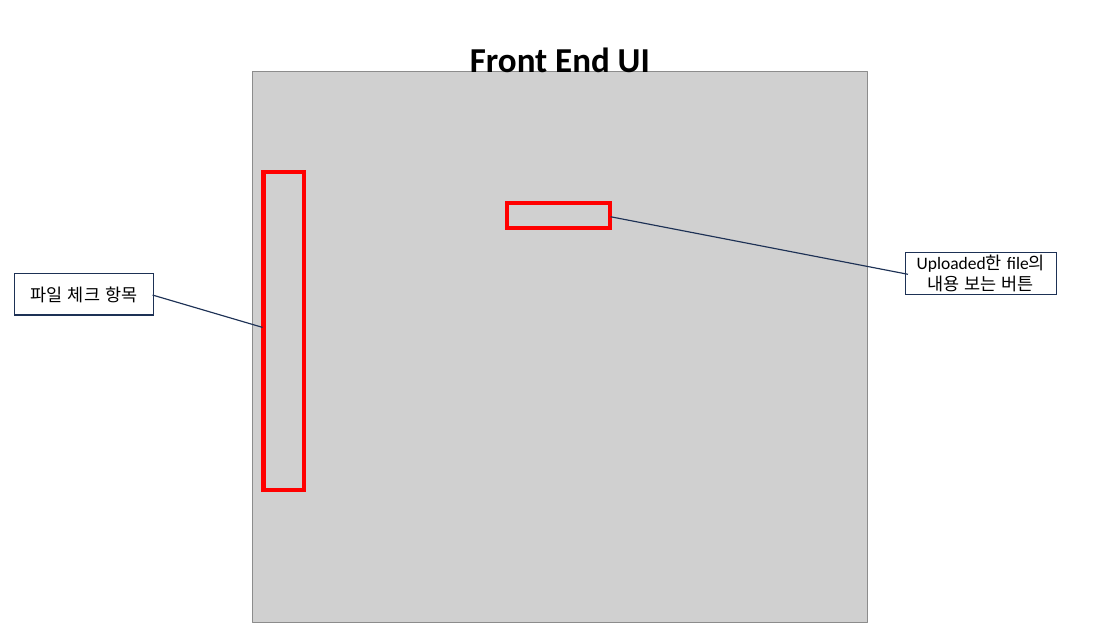
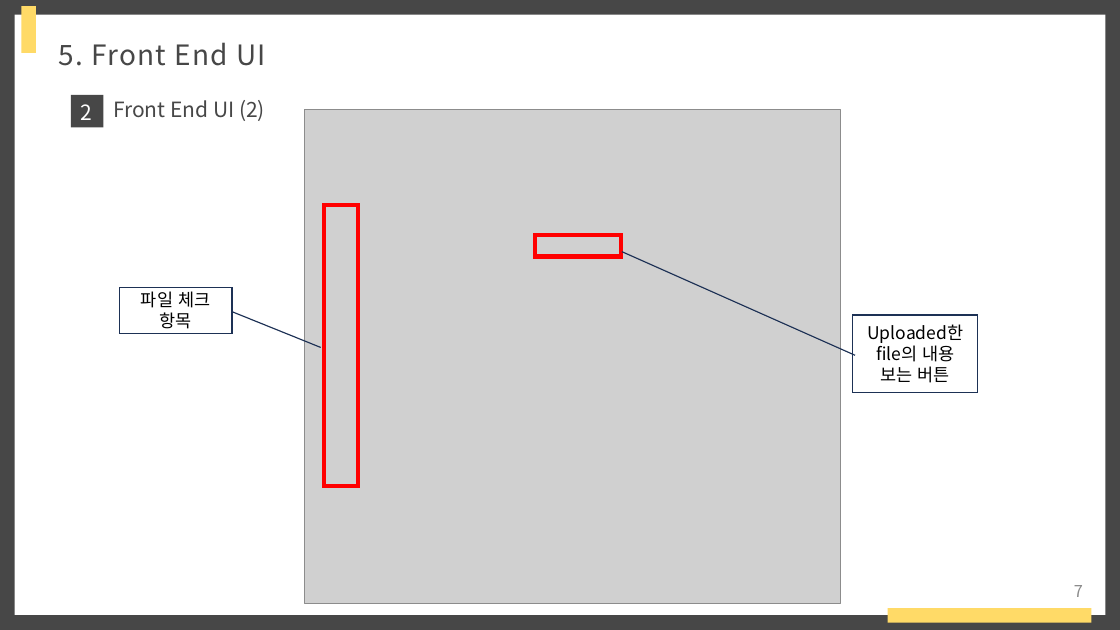
Before and after one commit to raccoon-coding/Eins-Internship, a slide deck: slide 7 of 아인스에스엔시 발표.pptx (slide 6 before the commit). Drawn at 1120x630 pixels with LibreOffice and Linux fonts; fonts in the diff are those of the drawing; grey boxes stand for pictures. Boxes give left, top, right and bottom in pixels: in the first picture for what was removed or moved away, otherwise in the second. Text is boxed around its words. In the diff, an @@ line names an element or a change of style, - is before the commit and + after.

```diff
--- a/아인스에스엔시 발표.pptx
+++ b/아인스에스엔시 발표.pptx
@@ background #FFFFFF to #474747 @@
@@ rectangle added at (14, 14, 1106, 615), fill #FFFFFF @@
@@ rectangle added at (21, 5, 36, 53), fill #FFDA67 @@
@@ text at (59, 42, 266, 66): text changed; size 30 to 24 pt; font Calibri to Noto Sans CJK KR; text colour #000000 to #474747; bold off @@
-Front End UI
+5. Front End UI
@@ rectangle added at (71, 95, 103, 128), fill #474747 @@
@@ text added at (81, 104, 93, 120), 18 pt, text #FFFFFF @@
+2
@@ text added at (113, 100, 265, 121), 18 pt, text #474747 @@
+Front End UI (2)
@@ picture: place and size @@
-picture at (253, 71, 868, 623)
+picture at (304, 110, 840, 604)
@@ rectangle: place and size @@
-rectangle at (264, 172, 305, 490)
+rectangle at (324, 205, 359, 486)
@@ rectangle: place and size @@
-rectangle at (507, 203, 610, 229)
+rectangle at (535, 235, 622, 257)
@@ border callout "파일 체크 항목": place and size @@
-border callout "파일 체크 항목" at (15, 274, 154, 315)
+border callout "파일 체크 항목" at (119, 287, 232, 334)
@@ border callout "파일 체크 항목" at (119, 287, 232, 334): font Calibri to Noto Sans CJK KR @@
@@ border callout "Uploaded한 file의 내용 보는 버튼": place and size @@
-border callout "Uploaded한 file의 내용 보는 버튼" at (906, 253, 1057, 294)
+border callout "Uploaded한 file의 내용 보는 버튼" at (853, 315, 978, 392)
@@ border callout "Uploaded한 file의 내용 보는 버튼" at (853, 315, 978, 392): font Calibri to Noto Sans CJK KR; proportions changed @@
@@ page number added at (1074, 585, 1083, 597), 14 pt, text #8C8C8C @@
+7
@@ rectangle added at (888, 608, 1091, 623), fill #FFDA67 @@
```
Also in this commit, not shown: 12 other slides changed, 1 slide added, 28 other files.
